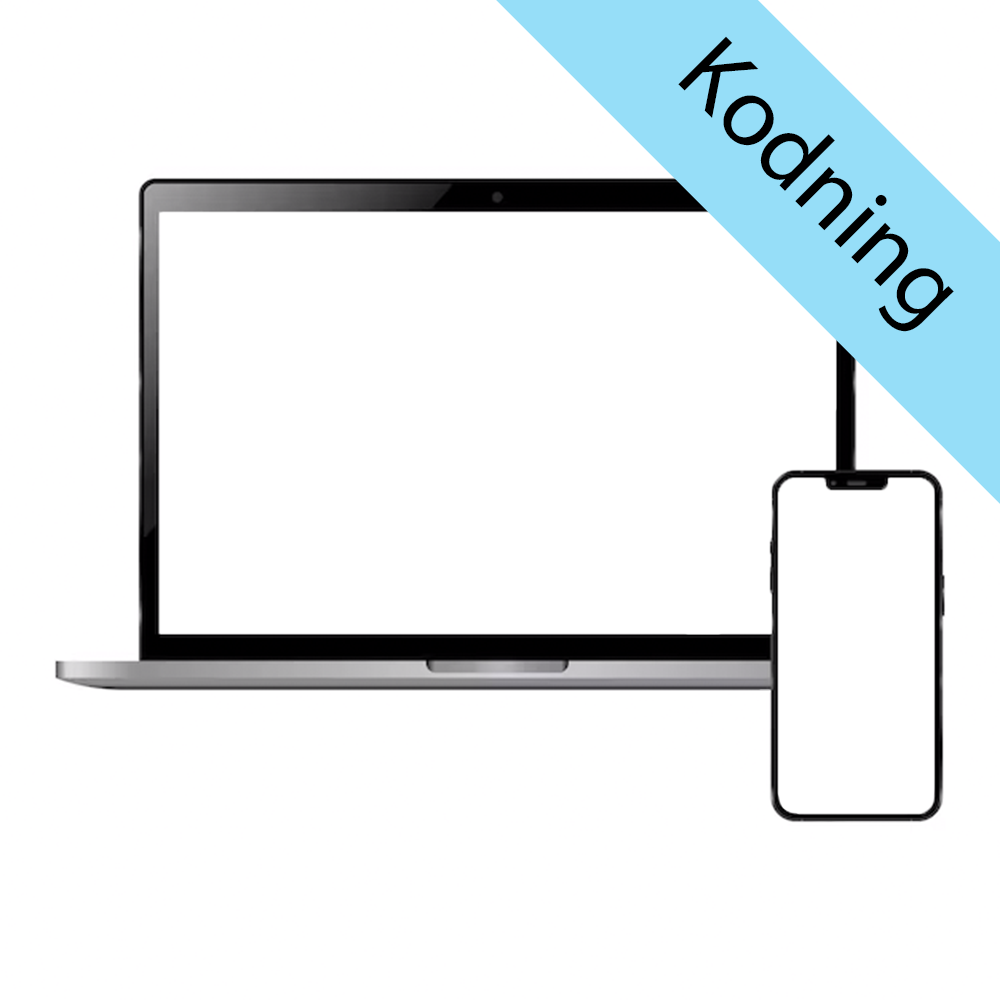
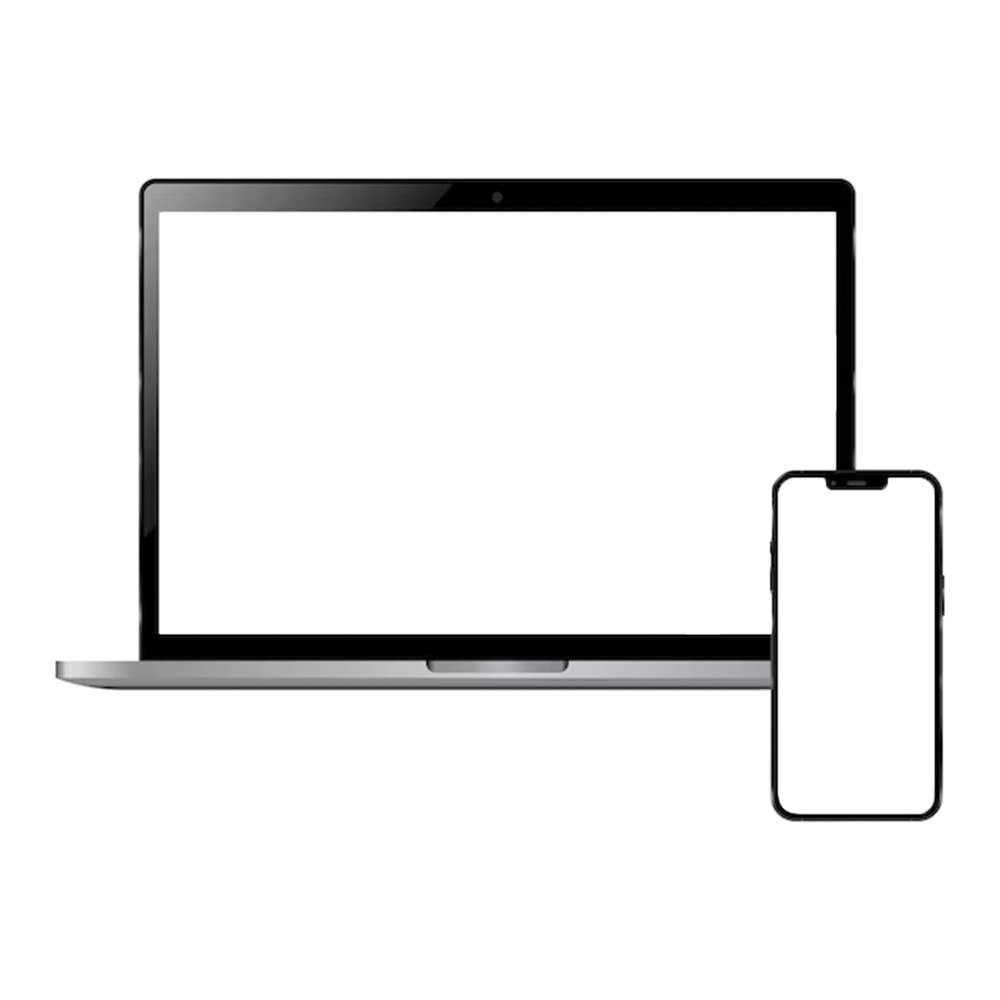
Two versions of the same layered image (1000x1000). Layer-by-layer changes:
hid "Text kodning" over left=678, top=36, right=954, bottom=332
hid "Banner" over left=496, top=0, right=1000, bottom=504
showed "Background" over left=496, top=0, right=1000, bottom=504
